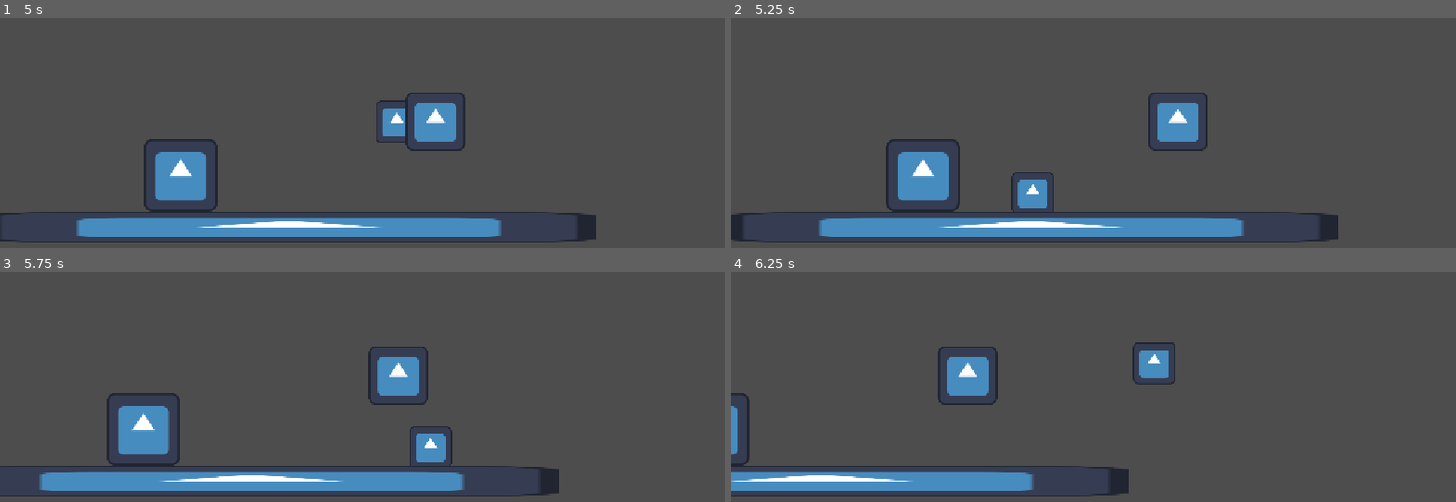
Above: before the commit, frames 1-4 (two rows, left to right).
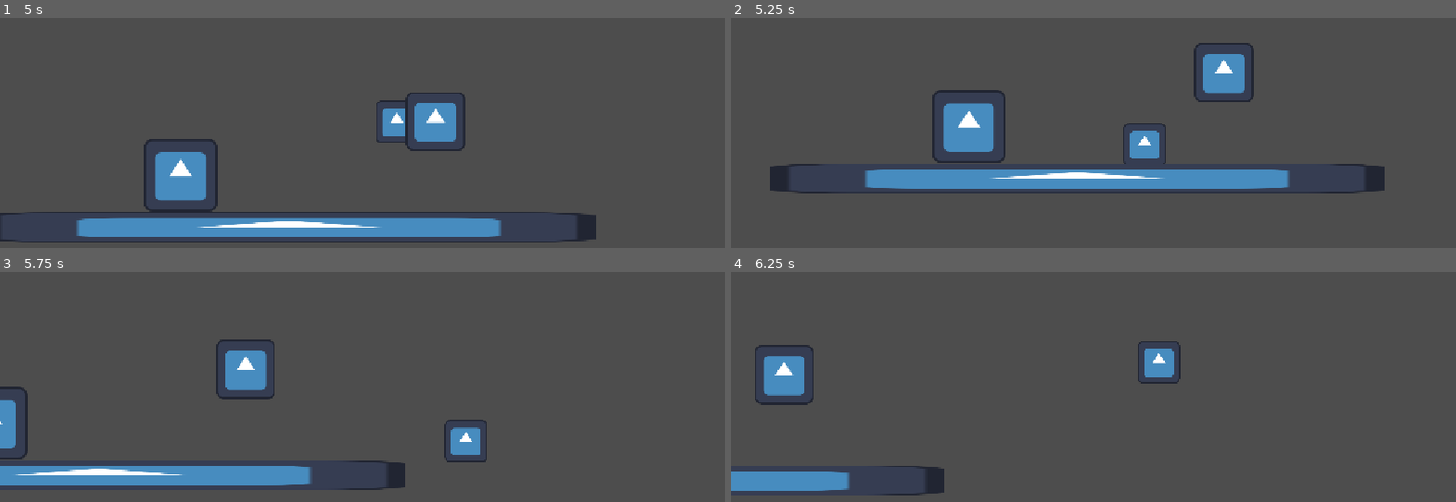
Above: after the commit, the same moments.

Repository: sasha-vovc/gamejamhaven
Game: Godot game, scene res://scenes/main.tscn
Same seed, same stepped clock (60 frames per second), same inputs: the game is played once before the commit and once after it. The engine's default icon, where the game draws it, is replaced by a stand-in: a white triangle on a blue panel in a dark square.
Inputs:
- Up to frame 1 (5 s): hold Alt (dash) 0.53-1.28 s; hold D (move_right) 0.53-2.03 s; tap Space (jump) at 0.77, 1.52, 3.02, 3.77, 4.52 s; tap Alt (dash) at 1.35, 2.85, 4.35 s; hold Alt (dash) 2.03-2.78 s; hold A (move_left) 2.03-4.28 s; hold Alt (dash) 3.53-4.28 s; hold D (move_right) from 4.28 s (still down)
- Up to frame 2 (5.25 s): keep holding D (move_right); hold Alt (dash) from 5.03 s (still down)
- Up to frame 3 (5.75 s): keep holding D (move_right); keep holding Alt (dash)
- Up to frame 4 (6.25 s): keep holding D (move_right); release Alt (dash) at 5.78 s; tap Alt (dash) at 5.85 s; tap Space (jump) at 6.02 s

Frame 1 is identical in both runs. In frame 2, 18% of the frame differs, in the area x 0-91%, y 10-98%; in frame 3, 12%; in frame 4, 6.8%.

Commit message:
created dmg component and UI for health

Diff:
--- /dev/null
+++ b/components/damage.tscn
@@ -0,0 +1,8 @@
+[gd_scene format=3 uid="uid://dro5ks0yhvp5y"]
+
+[ext_resource type="Script" uid="uid://b7jpoajseepf0" path="res://scripts/damage.gd" id="1_xfosd"]
+
+[node name="Area2D" type="Area2D" unique_id=1929213765]
+script = ExtResource("1_xfosd")
+
+[connection signal="body_entered" from="." to="." method="_on_body_entered"]
--- a/components/player.tscn
+++ b/components/player.tscn
@@ -2,6 +2,7 @@
 
 [ext_resource type="Texture2D" uid="uid://dawji635bfcmy" path="res://icon.svg" id="1_0g4kb"]
 [ext_resource type="Script" uid="uid://dvgtekb2regfa" path="res://scripts/player.gd" id="1_51jd6"]
+[ext_resource type="Script" uid="uid://cxrt71eyvqdhv" path="res://scripts/stats.gd" id="3_uapwn"]
 
 [sub_resource type="SpriteFrames" id="SpriteFrames_cp1u2"]
 animations = [{
@@ -75,5 +76,8 @@
 wait_time = 0.2
 one_shot = true
 
+[node name="Stats" type="Node" parent="." unique_id=755825790]
+script = ExtResource("3_uapwn")
+
 [connection signal="timeout" from="DashTimer" to="." method="_on_timer_dash_timeout"]
 [connection signal="timeout" from="BounceTimer" to="." method="_on_bounce_timer_timeout"]
--- /dev/null
+++ b/components/ui.tscn
@@ -0,0 +1,8 @@
+[gd_scene format=3 uid="uid://mw6ledt36f6j"]
+
+[node name="CanvasLayer" type="CanvasLayer" unique_id=1491298553]
+
+[node name="Label" type="Label" parent="." unique_id=1100586131]
+offset_right = 40.0
+offset_bottom = 23.0
+text = "Health: 100"
--- a/scenes/main.tscn
+++ b/scenes/main.tscn
@@ -2,11 +2,15 @@
 
 [ext_resource type="PackedScene" uid="uid://v1hha8e5k58l" path="res://components/player.tscn" id="1_o5qli"]
 [ext_resource type="Texture2D" uid="uid://dawji635bfcmy" path="res://icon.svg" id="2_0wfyh"]
+[ext_resource type="PackedScene" uid="uid://mw6ledt36f6j" path="res://components/ui.tscn" id="3_sugp2"]
+[ext_resource type="PackedScene" uid="uid://dro5ks0yhvp5y" path="res://components/damage.tscn" id="4_jyhfs"]
 
 [sub_resource type="WorldBoundaryShape2D" id="WorldBoundaryShape2D_cp1u2"]
 
 [sub_resource type="RectangleShape2D" id="RectangleShape2D_cp1u2"]
 size = Vector2(125.00051, 129.1672)
+
+[sub_resource type="RectangleShape2D" id="RectangleShape2D_shftq"]
 
 [node name="Node2D" type="Node2D" unique_id=157509508]
 
@@ -46,3 +50,13 @@
 [node name="CollisionShape2D" type="CollisionShape2D" parent="Sprite2D2/b/StaticBody2D" unique_id=1327965961]
 position = Vector2(0, -2.0833435)
 shape = SubResource("RectangleShape2D_cp1u2")
+
+[node name="UI" parent="." unique_id=1491298553 instance=ExtResource("3_sugp2")]
+unique_name_in_owner = true
+visible = false
+
+[node name="Area2D" parent="." unique_id=1929213765 instance=ExtResource("4_jyhfs")]
+position = Vector2(39, -23)
+
+[node name="CollisionShape2D" type="CollisionShape2D" parent="Area2D" unique_id=1742392486]
+shape = SubResource("RectangleShape2D_shftq")
--- /dev/null
+++ b/scripts/damage.gd
@@ -0,0 +1,7 @@
+extends Node2D
+
+@export var dmg = 25
+
+func _on_body_entered(body: Node) -> void:
+	if body.get_parent().name.begins_with("Player"):
+		body.get_parent().damage(dmg)
--- a/scripts/player.gd
+++ b/scripts/player.gd
@@ -11,6 +11,8 @@
 @onready var bounce_timer = $BounceTimer
 @onready var body = $CharacterBody2D
 @onready var skills = $Skills
+@onready var stats = $Stats
+@onready var UI = %UI
 
 var curr_speed := DEFAULT_SPEED
 
@@ -65,6 +67,13 @@
 				curr_speed = BOUNCE_IMPULSE_X
 				bouncing = true
 
+func damage(dmg: int):
+	stats.PLAYER_HEALTH -= dmg
+	print("health: ", stats.PLAYER_HEALTH)
+	UI.get_child(0).text = "Health: " + str(stats.PLAYER_HEALTH)
+	if stats.PLAYER_HEALTH <= 0:
+		get_tree().reload_current_scene()
+
 func _on_timer_dash_timeout() -> void:
 	dashing = false
 	curr_speed = DEFAULT_SPEED
--- /dev/null
+++ b/scripts/stats.gd
@@ -0,0 +1,2 @@
+extends Node
+@export var PLAYER_HEALTH = 100
Not shown, added: scripts/damage.gd.uid
Not shown, added: scripts/stats.gd.uid
